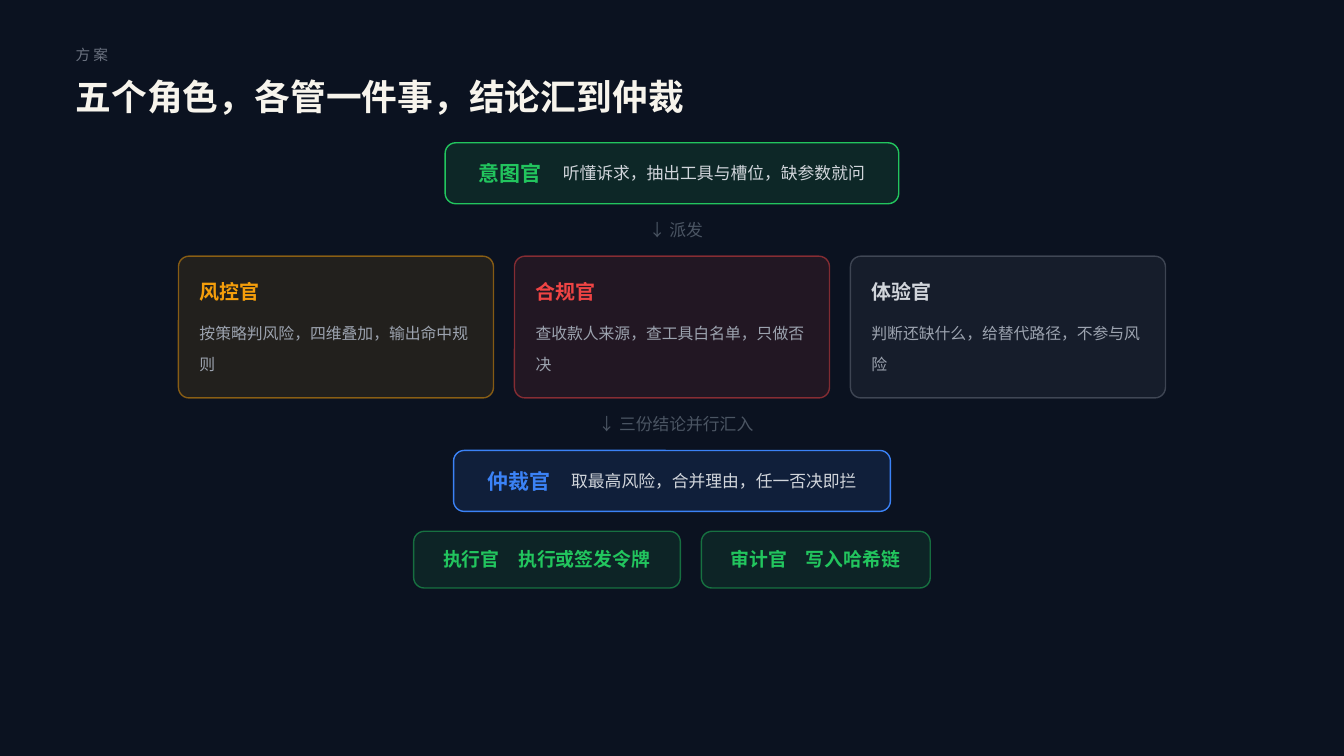
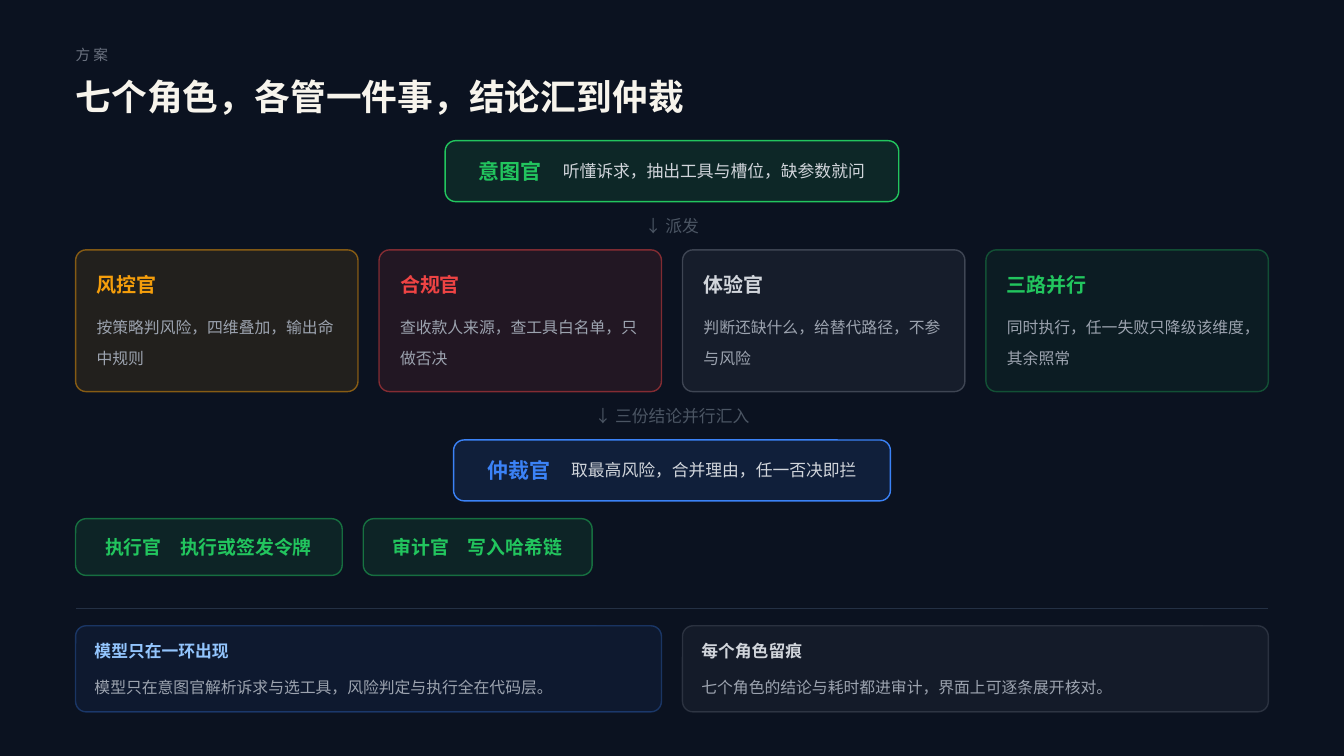
Before and after one commit to MakeBlackSheepGreat/CordiBank, a slide deck: slide 4 of ppt/面向金融的蜂群多智能体系统-答辩材料/面向金融的蜂群多智能体系统-答辩材料.pptx. Drawn at 1344x756 pixels with LibreOffice and Linux fonts; fonts in the diff are those of the drawing. Boxes give left, top, right and bottom in pixels: in the first picture for what was removed or moved away, otherwise in the second. Text is boxed around its words. In the diff, an @@ line names an element or a change of style, - is before the commit and + after.

Commit message:
fix(ppt): 角色数口径校正为七个并补写项目简介
代码里蜂群是七个角色（意图、风控、合规、体验、仲裁、执行、审计），
文档与 PPT 第 04 页此前写「五个角色」，与页面画出的七个角色卡不符。
文档、README、PPT 标题与讲稿统一改为「七个角色」。

新增 docs/00-一句话简介.md，含 100 字版、160 字版与摘要版。

```diff
--- a/ppt/面向金融的蜂群多智能体系统-答辩材料/面向金融的蜂群多智能体系统-答辩材料.pptx
+++ b/ppt/面向金融的蜂群多智能体系统-答辩材料/面向金融的蜂群多智能体系统-答辩材料.pptx
@@ text at <box>76,79,684,115</box>: text changed @@
-五个角色，各管一件事，结论汇到仲裁
+七个角色，各管一件事，结论汇到仲裁
@@ text "↓ 派发" at <box>665,218,699,233</box>: alignment left to centre @@
@@ rounded rectangle: place and size @@
-rounded rectangle at <box>178,256,493,398</box>
+rounded rectangle at <box>76,250,358,392</box>
@@ rounded rectangle: place and size @@
-rounded rectangle at <box>514,256,829,398</box>
+rounded rectangle at <box>379,250,661,392</box>
@@ rounded rectangle: place and size @@
-rounded rectangle at <box>851,256,1166,398</box>
+rounded rectangle at <box>683,250,965,392</box>
@@ rounded rectangle added at <box>986,250,1268,392</box>, fill #22C55E at 6% opacity, outline #22C55E 1 pt @@
@@ text "风控官": place and size @@
-text "风控官" at <box>199,282,259,301</box>
+text "风控官" at <box>97,275,157,294</box>
@@ text "合规官": place and size @@
-text "合规官" at <box>536,282,596,301</box>
+text "合规官" at <box>400,275,460,294</box>
@@ text "体验官": place and size @@
-text "体验官" at <box>871,282,931,301</box>
+text "体验官" at <box>703,275,763,294</box>
@@ text added at <box>1007,275,1087,294</box>, 14.2 pt, text #22C55E, bold @@
+三路并行
@@ text "按策略判风险，四维叠加，输出命中规则" rewrapped from <box>199,325,468,371</box> to <box>97,320,334,365</box> @@
@@ text "查收款人来源，查工具白名单，只做否决" rewrapped from <box>536,325,805,371</box> to <box>400,320,637,365</box> @@
@@ text "判断还缺什么，给替代路径，不参与风险" rewrapped from <box>871,326,1140,371</box> to <box>703,320,940,365</box> @@
@@ text added at <box>1007,319,1260,365</box>, 11.2 pt, text #9CA3AF @@
+同时执行，任一失败只降级该维度，其余照常
@@ text "↓ 三份结论并行汇入" at <box>615,408,749,423</box>: alignment left to centre @@
@@ text "↓ 三份结论并行汇入": place and size @@
-text "↓ 三份结论并行汇入" at <box>619,416,753,431</box>
+text "↓ 三份结论并行汇入" at <box>615,408,749,423</box>
@@ 2 texts, 1 rounded rectangle: place and size @@
-2 texts, 1 rounded rectangle at <box>454,451,890,511</box>
+2 texts, 1 rounded rectangle at <box>454,440,890,500</box>
@@ rounded rectangle: place and size @@
-rounded rectangle at <box>702,531,931,588</box>
+rounded rectangle at <box>76,519,343,576</box>
@@ text "执行官 执行或签发令牌": place and size @@
-text "执行官 执行或签发令牌" at <box>443,550,650,568</box>
+text "执行官 执行或签发令牌" at <box>105,538,312,556</box>
@@ rounded rectangle: place and size @@
-rounded rectangle at <box>413,531,681,588</box>
+rounded rectangle at <box>363,519,592,576</box>
@@ text "审计官 写入哈希链": place and size @@
-text "审计官 写入哈希链" at <box>731,550,900,568</box>
+text "审计官 写入哈希链" at <box>393,538,562,556</box>
@@ freeform shape added at <box>76,608,1268,713</box>, fill #243044 @@
@@ rounded rectangle added at <box>76,626,661,712</box>, fill #3B82F6 at 7% opacity, outline #3B82F6 1 pt @@
@@ rounded rectangle added at <box>683,626,1268,712</box>, fill #6B7280 at 10% opacity, outline #6B7280 1 pt @@
@@ text added at <box>94,642,228,659</box>, 12 pt, text #93C5FD, bold @@
+模型只在一环出现
@@ text added at <box>701,642,802,659</box>, 12 pt, text #D1D5DB, bold @@
+每个角色留痕
@@ text added at <box>94,679,552,695</box>, 11.2 pt, text #9CA3AF @@
+模型只在意图官解析诉求与选工具，风险判定与执行全在代码层。
@@ text added at <box>701,680,1112,695</box>, 11.2 pt, text #9CA3AF @@
+七个角色的结论与耗时都进审计，界面上可逐条展开核对。
```
Also in this commit, not shown: 2 other slides changed, 13 other files.
